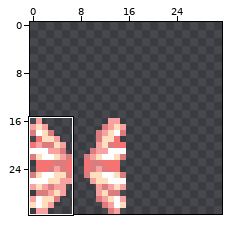
Two states of a pixel-art sprite, Graphics/Atlases/Gameplay/objects/CommunalHelper/melvin/lit_corners_h_full.png. The picture above shows the old version from afar; the outline marks the close-up.
Close-up. Before:
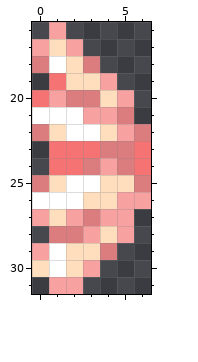
The file is 16x16 pixels. Shown: x 0..6, y 16..31. The old version is drawn lined up with the new one, on the new canvas. The commit also changed other parts of the picture, which this record leaves out.
The same view after the edit:
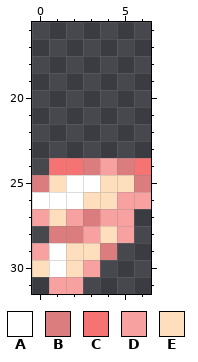
Palette (. is transparent): A #ffffff  B #db7c7f  C #f57373  D #f7a1a1  E #ffdebe
What changed:
canvas 16x16 -> 32x32, the old top-left corner now at 0,16
y 16: x 1 D -> .
y 17: x 0..2 DED -> ...
y 18: x 0..3 BAEB -> ....
y 19: x 1..4 CEED -> ....
y 20: x 0..5 CDBBED -> ......
y 21: x 0..5 AAADDB -> ......
y 22: x 0..6 BEAAEDB -> .......
y 23: x 1..6 CCCBBC -> ......
